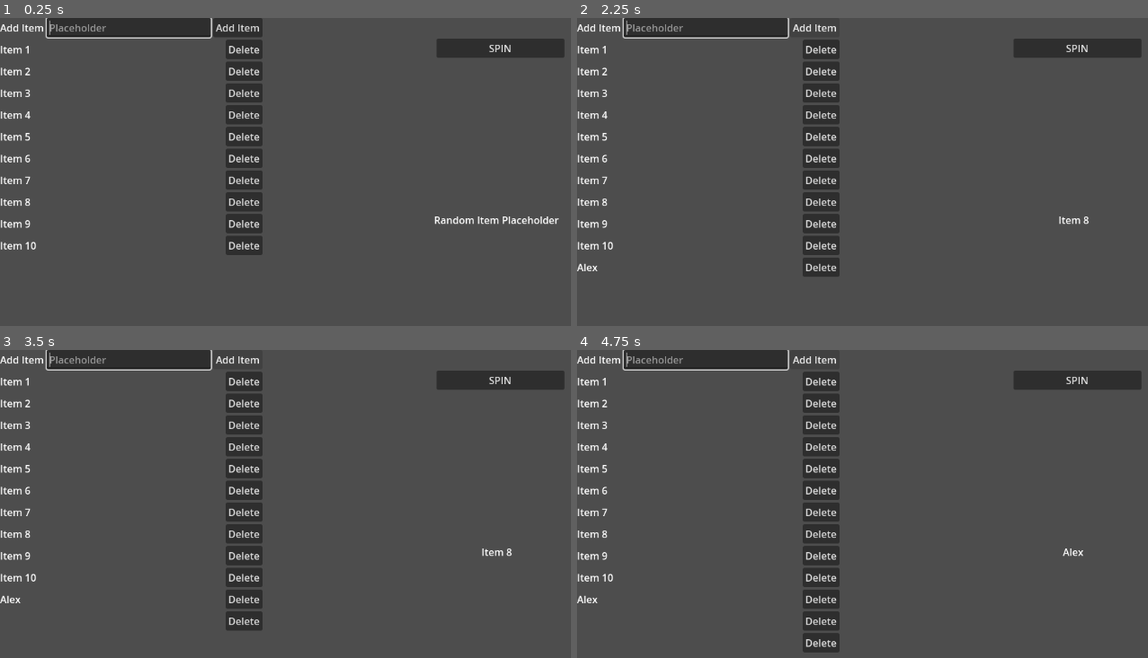
Above: before the commit, frames 1-4 (two rows, left to right).
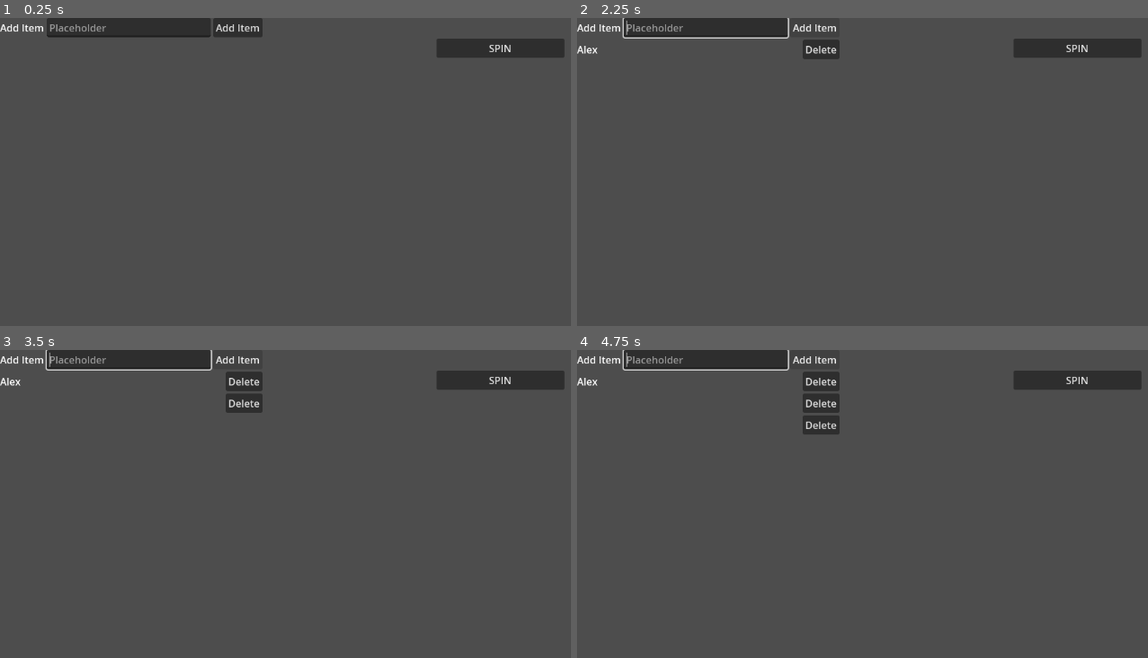
Above: after the commit, the same moments.

Repository: BeardBytesLife/GDSpinner
Game: Godot game, scene res://Scenes/Main.tscn
The game is run twice, just before and just after one commit, with the same random seed, the same clock (stepped at 60 frames per second) and the same inputs.
Inputs (mouse positions are in pixels of both pictures, inside the frame that each line leads up to):
- Up to frame 1 (0.25 s): no input
- Up to frame 2 (2.25 s): click (708, 27) at 0.52 s; type "Alex" at 0.6 s; click "SPIN" at 1.25 s; click "Add Item" at 2 s
- Up to frame 3 (3.5 s): click "Add Item" at 2.75 s
- Up to frame 4 (4.75 s): click "SPIN" at 3.5 s; click "Add Item" at 4.25 s

The runs differ from the first frame. In frame 1, 4.8% of the frame differs, in the area x 0-98%, y 0-77%; in frame 2, 4.4%; in frame 3, 4.4%; in frame 4, 4.4%.

Commit message:
Corrected 'SpinButtonPressed' to check if List is empty and if empty pass else execute function

Diff:
--- a/Scenes/Main.tscn
+++ b/Scenes/Main.tscn
@@ -48,7 +48,6 @@
 
 [node name="RandomItem" type="Label" parent="SpinContainer"]
 layout_mode = 2
-text = "Random Item Placeholder"
 
 [node name="SpinButton" type="Button" parent="."]
 layout_mode = 0
--- a/Scripts/main.gd
+++ b/Scripts/main.gd
@@ -5,10 +5,10 @@
 var listItemScene = preload("res://Scenes/ArrayListItem.tscn")
 
 #For Debugging Purpouses, we are creating a default list of items as soon as the program loads. Comment out from final build, save for future debugging purpouses.
-func _ready():
-	var values: Array[String] = ["Item 1","Item 2","Item 3","Item 4","Item 5","Item 6","Item 7","Item 8","Item 9","Item 10"]
-	for i in values:
-		appendList(i)
+#func _ready():
+	#var values: Array[String] = ["Item 1","Item 2","Item 3","Item 4","Item 5","Item 6","Item 7","Item 8","Item 9","Item 10"]
+	#for i in values:
+		#appendList(i)
 
 
 func appendList(text=""):
@@ -34,5 +34,9 @@
 func _on_spin_button_pressed():
 	#When the SpinButton is pressed, we assign a random item from the array to the chosenItem String and then assign that to the Label which displays the random item.
 	#This function will need to change and evolve to accomodate the spinning animation once implimented.
-	var chosenItem: String = List.pick_random().text
-	$SpinContainer/RandomItem.text = chosenItem
+	#Added if statement to check if list of items is empty, and if empty do nothing otherwise app crashes.
+	if List.is_empty():
+		pass
+	else:
+		var chosenItem: String = List.pick_random().text
+		$SpinContainer/RandomItem.text = chosenItem
Not shown, added: export_presets.cfg
Not shown, changed: .gitignore
